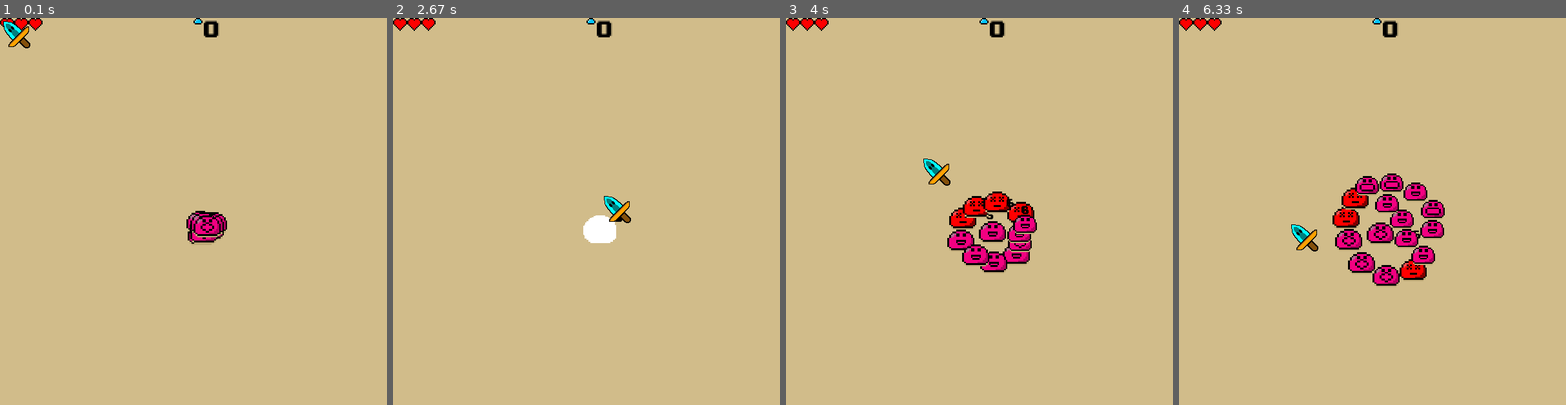
Above: before the commit, frames 1-4 (left to right).
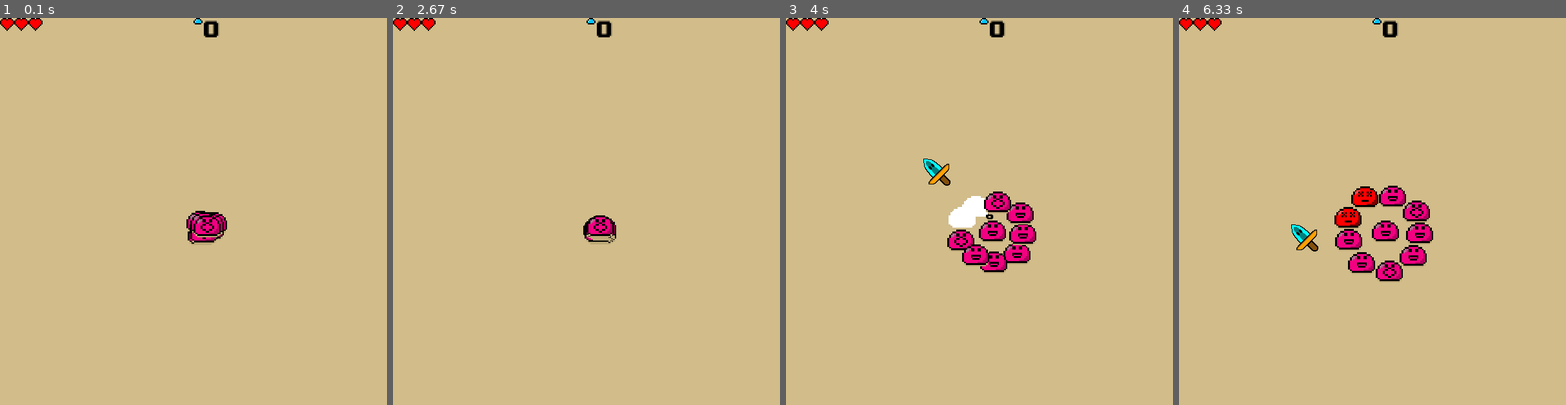
Above: after the commit, the same moments.

Repository: noschXL/small-games
Game: pygame game, started from something_secret/main.py
The game is run twice, just before and just after one commit, with the same random seed, the same clock (stepped at 60 frames per second) and the same inputs.
Inputs (mouse positions are in pixels of both pictures, inside the frame that each line leads up to):
- Up to frame 1 (0.1 s): no input
- Up to frame 2 (2.67 s): right-click (625, 296) at 0.38 s; press the mouse at (625, 296) at 0.7 s; move the mouse to (629, 269) at 0.8 s; release the mouse at (632, 246) at 0.93 s; press the mouse at (625, 296) at 1.03 s; move the mouse to (594, 304) at 1.13 s; release the mouse at (567, 312) at 1.27 s; press the mouse at (625, 296) at 1.37 s; move the mouse to (656, 285) at 1.47 s; release the mouse at (687, 273) at 1.6 s; press the mouse at (625, 296) at 1.7 s; move the mouse to (532, 211) at 1.8 s; release the mouse at (439, 126) at 1.93 s; press the mouse at (625, 296) at 2.03 s; move the mouse to (543, 230) at 2.13 s; release the mouse at (462, 161) at 2.27 s; press the mouse at (625, 296) at 2.37 s; move the mouse to (613, 246) at 2.47 s; release the mouse at (601, 196) at 2.6 s
- Up to frame 3 (4 s): right-click (940, 196) at 3.55 s; press the mouse at (940, 196) at 3.87 s; move the mouse to (925, 157) at 3.97 s
- Up to frame 4 (6.33 s): release the mouse at (1298, 118) at 4.1 s; press the mouse at (1333, 196) at 4.2 s; move the mouse to (1287, 273) at 4.3 s; release the mouse at (1237, 346) at 4.43 s; press the mouse at (1333, 196) at 4.53 s; move the mouse to (1291, 165) at 4.63 s; release the mouse at (1244, 130) at 4.77 s; press the mouse at (1333, 196) at 4.87 s; move the mouse to (1306, 184) at 4.97 s; release the mouse at (1275, 172) at 5.1 s; press the mouse at (1333, 196) at 5.2 s; move the mouse to (1298, 134) at 5.3 s; release the mouse at (1264, 72) at 5.43 s; press the mouse at (1333, 196) at 5.53 s; move the mouse to (1326, 277) at 5.63 s; release the mouse at (1318, 358) at 5.77 s; press the mouse at (1333, 196) at 5.87 s; move the mouse to (1411, 257) at 5.97 s; release the mouse at (1488, 319) at 6.1 s; press the mouse at (1333, 196) at 6.2 s; move the mouse to (1291, 223) at 6.3 s

The runs differ from the first frame. In frame 1, 0.3% of the frame differs, in the area x 0-8%, y 0-8%; in frame 2, 0.8%; in frame 3, 1.6%; in frame 4, 3.8%, in the area x 39-69%, y 40-70%.

Commit message:
worked on chess.py

Diff:
--- a/chess/Chess.py
+++ b/chess/Chess.py
@@ -2,12 +2,38 @@
 import os
 import time
 import sys
-import random
+import tkinter
+from tkinter import messagebox
 # Load pygame
 pygame.init()
 pygame.mixer.init()
 
+pathdir = os.path.dirname(os.path.abspath(__file__))
+
+start_pos = "ts/ks/ls/ds/as/ls/ks/ts/bs8/e32/bw8/tw/kw/lw/dw/aw/lw/kw/tw/" # b = pawn, t = rook, k = knight, l = bishop, d = queen, a = king, e = empty, w = white, s = black
+
+f = open(pathdir + "/save.dat", "a")
+f.close()
+f = open(pathdir + "/save.dat", "r")
+
+save_pos = f.read()
+f.close()
+
+if save_pos == "":
+    print("empty")
+
+print(pathdir + "/save.dat")
+
+def save(pos):
+    open(pathdir + "/save.dat", 'w').close()
+    f = open(pathdir + "/save.dat", "+a")
+    f.write(pos)
+    print(pos)
+    f.close
+
+
 select_color = pygame.Color(255, 247, 37)
+possible_color = pygame.Color(80, 150, 15)
 rook_loc = (0*15, 0, 15, 15)
 knight_loc = (1*15, 0, 15, 15)
 bishop_loc = (2*15, 0, 15, 15)
@@ -23,19 +49,14 @@
 running = True
 wh_bl = 0
 current_player = "white"  # Variable to track the current player's turn
-
 music = ["\snd\\1.mp3","\snd\\2.mp3","\snd\\3.mp3"]
-
-pathdir = os.path.abspath(__file__)
-
-start_pos = "ts/ks/ls/ds/as/ls/ks/ts/bs8/e32/bw8/tw/kw/lw/dw/aw/lw/kw/tw/" # b = pawn, t = rook, k = knight, l = bishop, d = queen, a = king, e = empty, w = white, s = black
 
 
 class SpriteSheet:
 
     def __init__(self, filename):
         """Load the sheet."""
-        self.spritepath = os.path.join(pathdir,'..','img',filename)
+        self.spritepath = os.path.join(pathdir, 'img', filename)
         try:
             self.sheet = pygame.image.load(self.spritepath).convert()
         except pygame.error as e:
@@ -59,6 +80,11 @@
 sheetblack = SpriteSheet("pieces_black_1.png")
 sheetwhite = SpriteSheet("pieces_white_1.png")
 
+class Timer():
+    def __init__(self, func):
+        self.func = func
+        self.running = False
+
 class Square:
     fields = []
 
@@ -75,7 +101,17 @@
         self.originalcolor = self.color
 
     def draw(self):
-        pygame.draw.rect(wn, self.color, (self.x * 80, self.y * 80, self.width, self.height))
+
+        if self.color == possible_color:
+            pygame.draw.rect(wn, self.originalcolor, (self.x * 80, self.y * 80, self.width, self.height))
+            s = pygame.Surface((self.width, self.height))
+            s.set_alpha(128)
+            s.fill(possible_color)
+            wn.blit(s, (self.x * 80, self.y * 80))
+        else:
+            pygame.draw.rect(wn, self.color, (self.x * 80, self.y * 80, self.width, self.height))
+
+
         if self.piece is not None:
             wn.blit(self.piece.get_sprite(), (self.x * 80 + 5, self.y * 80 + 5))  # Offset the pawn sprite position
 
@@ -103,6 +139,7 @@
     def __init__(self, square, color):
         self.square = square
         self.color = color
+        self.has_moved = False
 
     def __str__(self):
         print(f"ich bin auf dem feld {self.square} und ich bin {self.color}")
@@ -114,6 +151,7 @@
 
     def get_sprite(self):
         return self.sprite
+
 class pawn(pieces):
 
     def get_moves(self):
@@ -191,7 +229,6 @@
             original_sprite = sheetwhite.image_at(rook_loc,colorkey =(0,0,0))
         resized_sprite = pygame.transform.scale(original_sprite, (70, 70))
         self.sprite = resized_sprite
-
         self.has_moved = False
 
 
@@ -349,14 +386,14 @@
             if ll < 63:
                 if Square.fields[self.square + 1].get_piece() is None and Square.fields[self.square + 2].get_piece() is None:
                     piece = Square.fields[self.square + 3].get_piece()
-                    if  piece is not None and isinstance(piece, rook) and not rook.has_moved:
+                    if  piece is not None and isinstance(piece, rook) and not piece.has_moved:
                         moves.append(self.square + 2)
 
         # Long castling (queenside)
         if not self.has_moved:
             if Square.fields[self.square - 1].get_piece() is None and Square.fields[self.square - 2].get_piece() is None and Square.fields[self.square - 3].get_piece() is None:
                 piece = Square.fields[self.square - 4].get_piece()
-                if piece is not None and isinstance(piece, rook) and not rook.has_moved:
+                if piece is not None and isinstance(piece, rook) and not piece.has_moved:
                     moves.append(self.square - 2)
         return moves
 
@@ -382,6 +419,7 @@
     wh_bl = 1 - wh_bl
 
 def set_board_from_string(string):
+    global current_player
     pos = 0
     color = None
     piece = None
@@ -429,6 +467,12 @@
             case "0" | "1" | "2" | "3" | "4" | "5" | "6" | "7" | "8" | "9":
                 times = times * 10
                 times += int(string[i])
+            case "p":
+                current_player = "white"
+            case "P":
+                current_player = "black"
+            case "-":
+                pass
             case _:
                 print(string[i])
                 print("ungültige position")
@@ -440,7 +484,38 @@
 
     pygame.display.flip()
 
-set_board_from_string(start_pos)
+def new_game():
+    global destroyed
+    set_board_from_string(start_pos)
+    top.destroy()
+    destroyed = True
+
+def load_game():
+    global destroyed
+    if save_pos == "":
+        msg=messagebox.showinfo("Couldn't load", "the save.dat file is empty, the programm is shutting down.")
+        pygame.quit()
+        sys.exit()
+    else:
+        set_board_from_string(save_pos)
+        top.destroy()
+    destroyed = True
+destroyed = False
+top = tkinter.Tk(className= "Chess")
+top.geometry("200x200")
+B1 = tkinter.Button(top, text= "New Game", command= new_game)
+B1.place(x=50,y=50)
+B2 = tkinter.Button(top, text= "Load Game", command= load_game)
+B2.place(x = 50, y = 125)
+label1 = tkinter.Label(top, text = "press 'S' in an Game")
+label1.place(x=25,y = 150)
+label2 = tkinter.Label(top, text = "to save")
+label2.place(x=65,y = 175)
+top.mainloop()
+
+if top.state != 'normal' and not destroyed:
+        pygame.quit()
+        sys.exit()
 
 def get_string_from_board():
     color = ""
@@ -449,22 +524,23 @@
     curr_piece = ""
     for square in Square.fields:
         piece = square.get_piece()
+        if piece is not None:
+            piececolor = "w" if piece.color == "white" else "s"
         if piece is None:
             if curr_piece == "e":
                 curr_piece = "e"
                 color = ""
                 times += 1
             elif curr_piece != "e":
-                string += f"{curr_piece}{'' if times == 1 else times}/"
+                string += f"{curr_piece}{color}{'' if times == 1 else times}/"
                 curr_piece = "e"
                 times = 1
             else:
                 print(f"curr_piece: {curr_piece} times: {times}")
         elif isinstance(piece, pawn):
-            if curr_piece == "b" or curr_piece == "":
-                curr_piece = "b"
+            if curr_piece == "b" and color == piececolor:
                 times += 1
-            elif curr_piece != "b":
+            elif curr_piece != "b" or color != piececolor:
                 string += f"{curr_piece}{color}{'' if times == 1 else times}/"
                 curr_piece = "b"
                 color = "w" if piece.color == "white" else "s"
@@ -472,10 +548,10 @@
             else:
                 print(f"curr_piece: {curr_piece} times: {times}")
         elif isinstance(piece, knight):
-            if curr_piece == "k":
+            if curr_piece == "k" and color == piececolor:
                 curr_piece = "k"
                 times += 1
-            elif curr_piece != "k":
+            elif curr_piece != "k" or color != piececolor:
                 string += f"{curr_piece}{color}{'' if times == 1 else times}/"
                 curr_piece = "k"
                 color = "w" if piece.color == "white" else "s"
@@ -483,10 +559,10 @@
             else:
                 print(f"curr_piece: {curr_piece} times: {times}")
         elif isinstance(piece, bishop):
-            if curr_piece == "l" :
+            if curr_piece == "l" and color == piececolor:
                 curr_piece = "l"
                 times += 1
-            elif curr_piece != "l":
+            elif curr_piece != "l" or color != piececolor:
                 string += f"{curr_piece}{color}{'' if times == 1 else times}/"
                 curr_piece = "l"
                 color = "w" if piece.color == "white" else "s"
@@ -494,21 +570,21 @@
             else:
                 print(f"curr_piece: {curr_piece} times: {times}")
         elif isinstance(piece, rook):
-            if curr_piece == "t" :
+            if curr_piece == "t" and color == piececolor:
                 curr_piece = "t"
                 times += 1
-            elif curr_piece != "t":
+            elif curr_piece != "t" or color != piececolor:
                 string += f"{curr_piece}{color}{'' if times == 1 else times}/"
                 curr_piece = "t"
                 color = "w" if piece.color == "white" else "s"
                 times = 1
             else:
-                print(f"curr_piece: {curr_piece} times: {times}")
+                print(f"curr_piece: {curr_piece} times: {times} color: {color}")
         elif isinstance(piece, queen):
-            if curr_piece == "d" :
+            if curr_piece == "d" and color == piececolor:
                 curr_piece = "d"
                 times += 1
-            elif curr_piece != "d":
+            elif curr_piece != "d" or color != piececolor:
                 string += f"{curr_piece}{color}{'' if times == 1 else times}/"
                 curr_piece = "d"
                 color = "w" if piece.color == "white" else "s"
@@ -516,10 +592,10 @@
             else:
                 print(f"curr_piece: {curr_piece} times: {times}")
         elif isinstance(piece, king):
-            if curr_piece == "a" :
+            if curr_piece == "a" and color == piececolor:
                 curr_piece = "a"
                 times += 1
-            elif curr_piece != "a":
+            elif curr_piece != "a" or color != piececolor:
                 string += f"{curr_piece}{color}{'' if times == 1 else times}/"
                 curr_piece = "a"
                 color = "w" if piece.color == "white" else "s"
@@ -527,7 +603,8 @@
             else:
                 print(f"curr_piece: {curr_piece} times: {times}")
     string += f"{curr_piece}{color}{'' if times == 1 else times}/"
-    return string
+    string += f"{'P' if current_player == 'black' else 'p'}"
+    return string[2:]
 
 
 storage = None
@@ -537,14 +614,16 @@
     for field in Square.fields:
         field.draw()
 
-    pygame.key.set_repeat()
-    key = pygame.key.get_pressed()
-    if key[pygame.K_g]:
-        print(get_string_from_board())
+    pygame.key.set_repeat(1000, 500 )
 
     for event in pygame.event.get():
         if event.type == pygame.QUIT:
             running = False
+        elif event.type == pygame.KEYDOWN:
+            key = pygame.key.get_pressed()
+            if key[pygame.K_s]:
+                save(get_string_from_board())
+                msg=messagebox.showinfo("Chess","Game Saved")
         elif event.type == pygame.MOUSEBUTTONDOWN:
             mousepos = pygame.mouse.get_pos()
             buttons = pygame.mouse.get_pressed(num_buttons=5)
@@ -570,6 +649,9 @@
                     storage = clicked_piece
                     Square.fields[square].set_color(select_color)
                     oldsquare = square
+
+                    for square in clicked_piece.get_moves():
+                        Square.fields[square].set_color(possible_color)
                 elif storage is not None:
                     if clicked_piece is None and square in storage.get_moves():
                         # move
@@ -577,26 +659,32 @@
                         Square.fields[oldsquare].set_piece(None)
                         storage = None
                         current_player = "black" if current_player == "white" else "white"
-                        Square.fields[oldsquare].reset_color()
+                        for square in Square.fields:
+                            square.reset_color()
                     elif clicked_piece is not None and clicked_piece.color != current_player and square in storage.get_moves():
                         # attack
                         storage.set_square(square)
                         Square.fields[oldsquare].set_piece(None)
                         storage = None
                         current_player = "black" if current_player == "white" else "white"
-                        Square.fields[oldsquare].reset_color()
-                        pygame.mixer.music.load(pathdir +'\\..\\'+ music[random.randint(0, 2)])
-                        pygame.mixer.music.play()
+                        for square in Square.fields:
+                            square.reset_color()
+                        #pygame.mixer.music.load(pathdir +'\\..\\'+ music[random.randint(0, 2)])
+                        #pygame.mixer.music.play()
                     elif clicked_piece is not None and clicked_piece.color == current_player:
                         # select
                         storage = clicked_piece
-                        Square.fields[oldsquare].reset_color()
+                        oldsquare = square
+                        for sq in Square.fields:
+                            sq.reset_color()
+                        for sq in clicked_piece.get_moves():
+                            Square.fields[sq].set_color(possible_color)
                         Square.fields[square].set_color(select_color)
-                        oldsquare = square
                     else:
                         # illegal move, reset selection
                         storage = None
-                        Square.fields[oldsquare].reset_color()
+                        for square in Square.fields:
+                            square.reset_color()
 
     pygame.display.flip()
 
--- a/something_secret/main.py
+++ b/something_secret/main.py
@@ -80,7 +80,7 @@
         self.homing_dur = homing_dur
         self.timer = Timer(self.homing_off)
         if not self.homing:
-            self.timer.start
+            self.timer.start()
         self.sprite = sprite
         self.sprite = pygame.transform.scale(self.sprite, size)
         self.rect = self.sprite.get_rect()
@@ -337,10 +337,17 @@
 class Slime_minigame:
 
     def __init__(self):
+        self.cooldown = Timer(self.mode_switch_allow)
+        self.switch = True
+        self.rotation = 0
+        self.mode = 1
+        self.bow_active = False
         self.wave_cnt = 1 # cnt means count
         self.clock = pygame.time.Clock()
         self.wave = Wave(self.wave_cnt)
-        self.mouse_sprite = pygame.transform.scale(load_img("sword"), (64,64))
+        self.sword_sprite = pygame.transform.scale(load_img("sword"), (64,64))
+        self.bow_sprite = pygame.transform.scale(load_img("bow"), (64,64))
+        self.mouse_sprite = self.sword_sprite
         self.mouse_mask = pygame.mask.from_surface(self.mouse_sprite)
         self.mouse_rect = self.mouse_mask.get_rect()
         self.mouse_pos = (0,0)
@@ -351,7 +358,7 @@
         self.restart_button = Button((300 - 32 * 3, 300), self.restart, 0, (64  * 3, 64))
         pygame.mouse.set_visible(False)
 
-    def check_collisions(self):
+    def check_collisions(self, dmg_deal = True):
         for mob in mobs + slm_drp_lst:
             if mob is None:
                 continue
@@ -360,7 +367,12 @@
                 if self.mouse_mask.overlap(mob.mask, offset):
                     if isinstance(mob, Slime) and mob.status == 2:
                         self.hp -= 1
-                    mob.hit(self.damage, self.mouse_pos)
+                    if dmg_deal:
+                        mob.hit(self.damage, self.mouse_pos)
+
+    def mode_switch_allow(self):
+        self.switch = True
+        print("sure")
 
     def check_pressed(self, obj):
         if pygame.mouse.get_pressed(num_buttons= 5)[0]:
@@ -382,10 +394,43 @@
                 mob.update((self.mouse_pos[0] + self.mouse_rect.width / 2, self.mouse_pos[1] + self.mouse_rect.height / 2))
 
     def mouse_parsing(self, coll_check = True):
-        self.mouse_pos = pygame.mouse.get_pos()
-        wn.blit(self.mouse_sprite,  self.mouse_pos)
-        if coll_check:
-            self.check_collisions()
+        print(self.switch)
+        if self.mode == 0:
+
+            self.mouse_pos = pygame.mouse.get_pos()
+            wn.blit(self.mouse_sprite,  self.mouse_pos)
+
+            if coll_check:
+                self.check_collisions()
+
+            if pygame.mouse.get_pressed(5)[2] and self.switch:
+                self.mode = 1
+                self.mouse_sprite = self.bow_sprite
+                self.switch = False
+                self.cooldown.start(1)
+
+        if self.mode == 1:
+
+            if self.bow_active:
+                pygame.mouse.set_pos(self.mouse_pos)
+                if pygame.mouse.get_pressed(5)[0]:
+                    heading = [math.cos(self.rotation), math.sin(self.rotation)]
+                    shots.append(Shot(self.mouse_pos, heading, munition_imgs[0], size= (32,32)))
+                self.bow_active = False
+                self.rotation = 0
+
+            elif self.bow_active:
+                if pygame.mouse.get_pressed(5)[0]:
+                    self.bow_active = True
+
+                self.mouse_pos = pygame.mouse.get_pos()
+                wn.blit(self.mouse_sprite,  self.mouse_pos)
+
+            if pygame.mouse.get_pressed(5)[2] and self.switch:
+                self.mode = 0
+                self.mouse_sprite = self.sword_sprite
+                self.switch = False
+                self.cooldown.start(1)
 
     def run(self):
         self.running = True
Not shown, removed: chess/dist/Chess/Chess.exe
Not shown, changed: chess/dist/Chess/_internal/Pythonwin/mfc140u.dll
Not shown, removed: chess/dist/Chess/_internal/Pythonwin/win32ui.pyd
Not shown, removed: chess/dist/Chess/_internal/SDL2.dll
Not shown, removed: chess/dist/Chess/_internal/SDL2_image.dll
Not shown, removed: chess/dist/Chess/_internal/SDL2_mixer.dll
Not shown, removed: chess/dist/Chess/_internal/SDL2_ttf.dll
Not shown, removed: chess/dist/Chess/_internal/VCRUNTIME140.dll
Not shown, removed: chess/dist/Chess/_internal/_asyncio.pyd
Not shown, removed: chess/dist/Chess/_internal/_bz2.pyd
Not shown, removed: chess/dist/Chess/_internal/_ctypes.pyd
Not shown, removed: chess/dist/Chess/_internal/_decimal.pyd
(and 96 more such lines)
